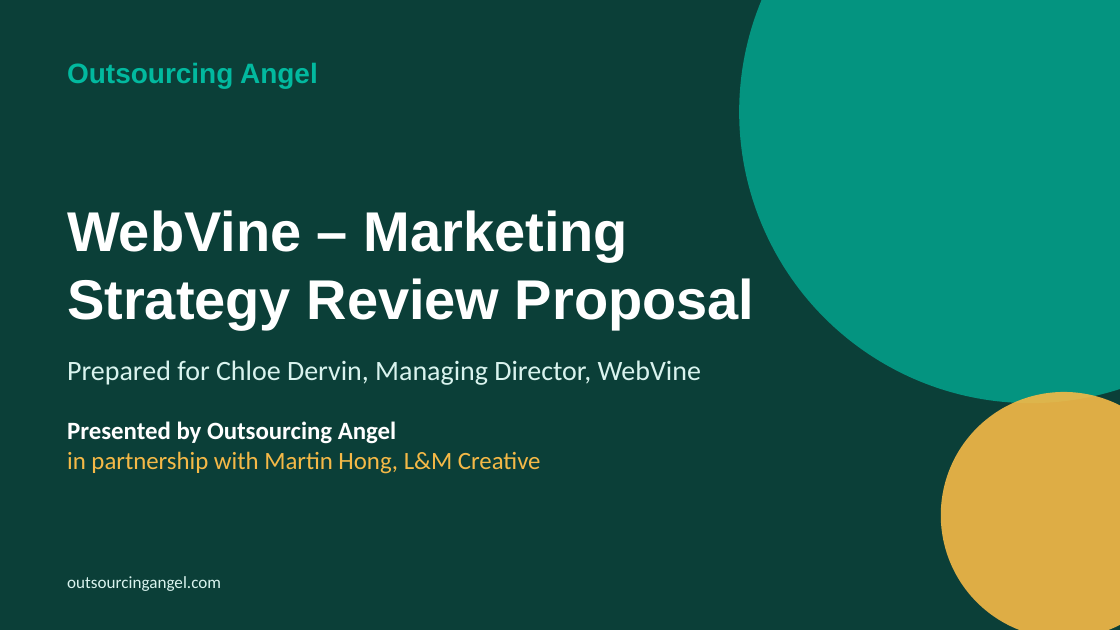
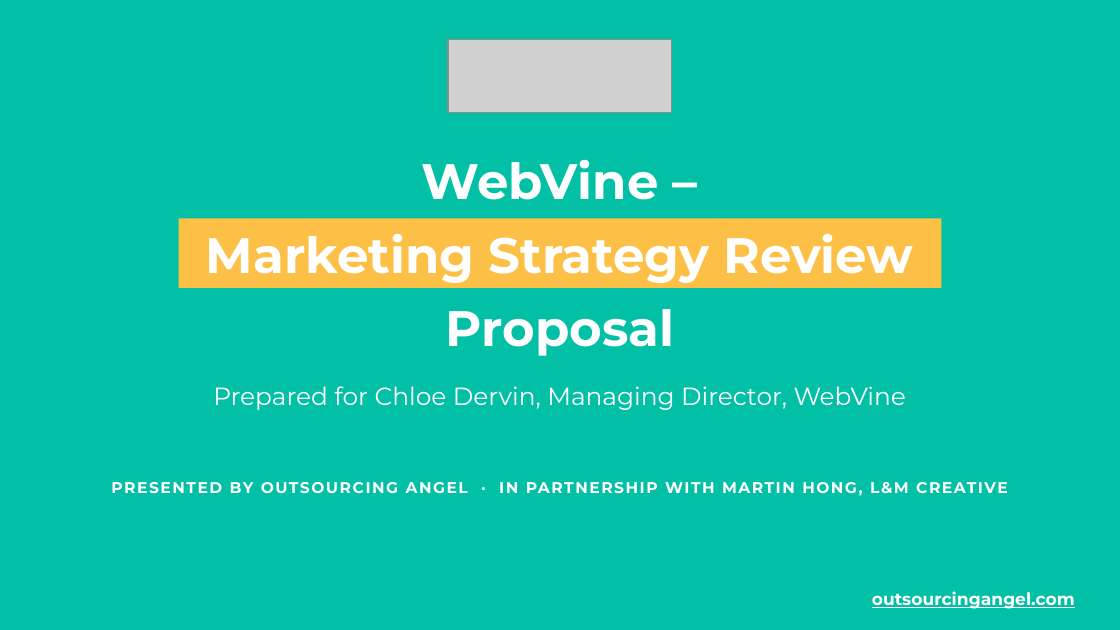
Before and after one commit to gail-gif/OA, a slide deck: slide 1 of WebVine_Marketing_Strategy_Review_Proposal_OA.pptx. Drawn at 1120x630 pixels with LibreOffice and Linux fonts; fonts in the diff are those of the drawing; grey boxes stand for pictures; background and template pictures are left out. Boxes give left, top, right and bottom in pixels: in the first picture for what was removed or moved away, otherwise in the second. Text is boxed around its words. In the diff, an @@ line names an element or a change of style, - is before the commit and + after.

```diff
--- a/WebVine_Marketing_Strategy_Review_Proposal_OA.pptx
+++ b/WebVine_Marketing_Strategy_Review_Proposal_OA.pptx
@@ background #0B3F38 to #02C0A6 @@
@@ ellipse removed at <box>739,0,1120,403</box> @@
@@ picture added at <box>448,39,672,113</box> @@
@@ text removed at <box>67,63,318,89</box> @@
-Outsourcing Angel
@@ text added at <box>422,160,659,200</box>, 32 pt, text #FFFFFF, bold @@
+WebVine –
@@ text "Marketing Strategy Review" at <box>206,234,913,283</box>: vertical alignment bottom to middle @@
@@ rectangle added at <box>178,218,941,288</box>, fill #FCC047 @@
@@ text at <box>206,234,913,283</box>: text changed; size 36 to 32 pt; font Arial to Montserrat @@
-WebVine – Marketing Strategy Review Proposal
+Marketing Strategy Review
@@ text added at <box>446,309,675,356</box>, 32 pt, text #FFFFFF, bold @@
+Proposal
@@ text "Prepared for Chloe Dervin, Managing ...": place and size @@
-text "Prepared for Chloe Dervin, Managing ..." at <box>67,360,701,385</box>
+text "Prepared for Chloe Dervin, Managing ..." at <box>213,386,906,410</box>
@@ text "Prepared for Chloe Dervin, Managing ..." at <box>213,386,906,410</box>: size 18 to 16 pt, font Calibri to Montserrat, text colour #D9F3EE to #FFFFFF; alignment left to centre @@
@@ ellipse removed at <box>941,392,1120,630</box> @@
@@ text "PRESENTED BY OUTSOURCING ANGEL · ..." at <box>111,482,1008,494</box>: vertical alignment top to middle @@
@@ text at <box>111,482,1008,494</box>: text changed; size 16 to 10 pt; font Calibri to Montserrat; text colour #F5B947 to #FFFFFF; bold on @@
-Presented by Outsourcing Angel
-in partnership with Martin Hong, L&M Creative
+PRESENTED BY OUTSOURCING ANGEL · IN PARTNERSHIP WITH MARTIN HONG, L&M CREATIVE
@@ text "outsourcingangel.com": place and size @@
-text "outsourcingangel.com" at <box>67,576,221,591</box>
+text "outsourcingangel.com" at <box>872,591,1075,609</box>
@@ text "outsourcingangel.com" at <box>872,591,1075,609</box>: font Calibri to Montserrat, text colour #D9F3EE to #FFFFFF, bold on, underline on; alignment left to right; vertical alignment top to middle @@
```
Also in this commit, not shown: 34 other slides changed.
